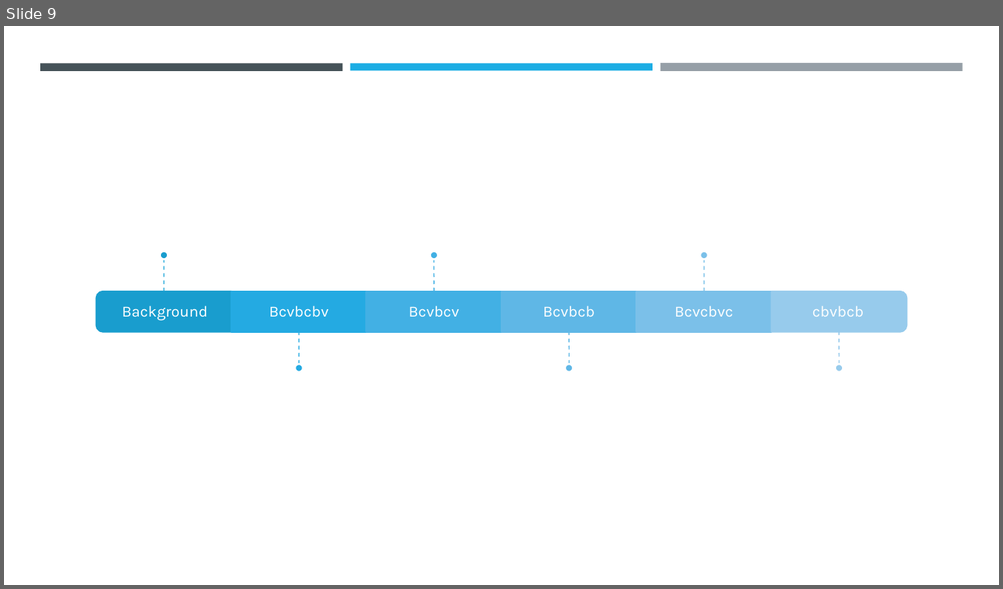
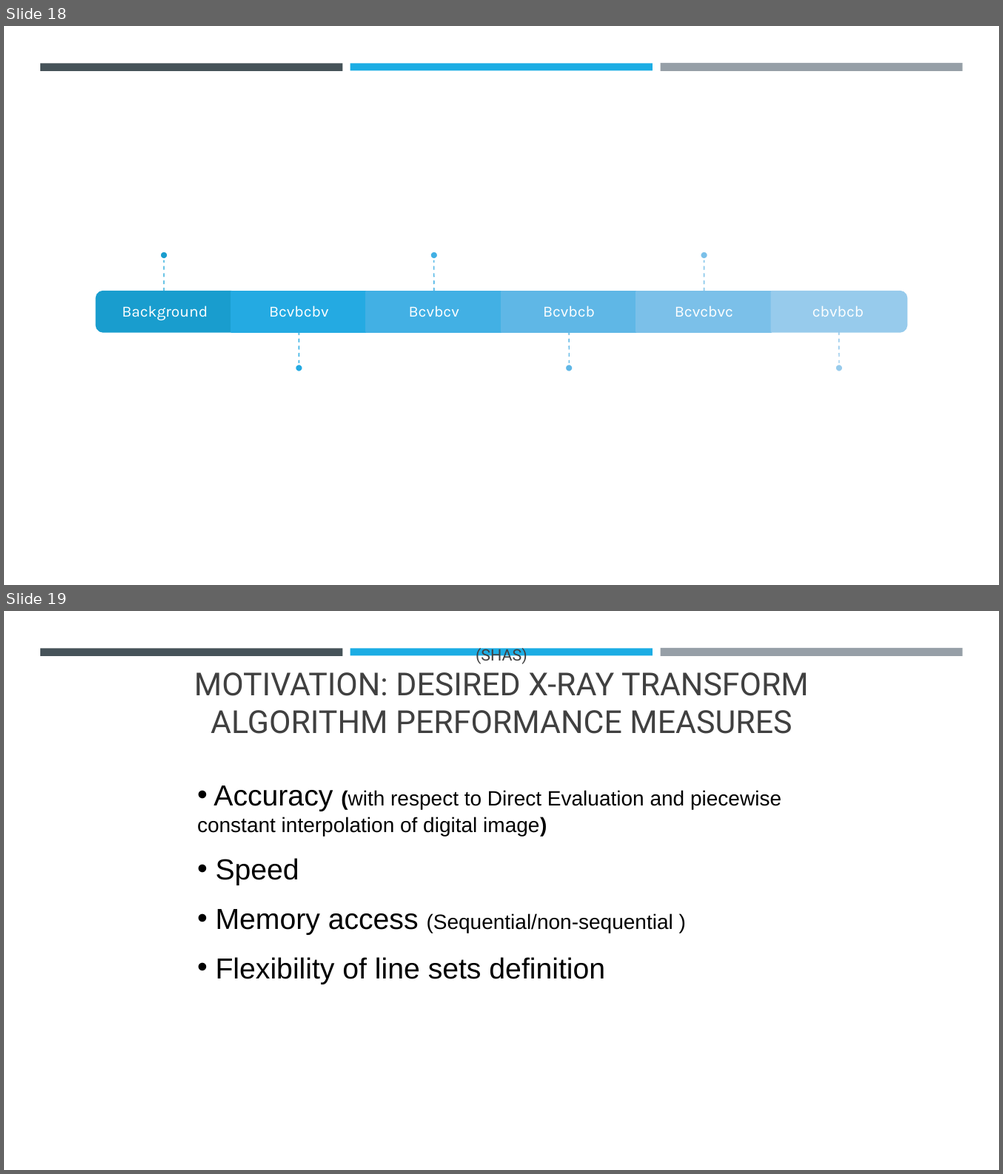
Before and after one commit to gvol11/MGA-MFD, a slide deck: Future Forward.pptx. Shown one above the other, each under a label of ours: slide 9 before the commit, slides 18 and 19 after it. The pictures are 1003x589 and 1003x1174 pixels, drawn with LibreOffice and Linux fonts; fonts in the diff are those of the drawing. Boxes give left, top, right and bottom in pixels: in the first picture for what was removed or moved away, otherwise in the second. Text is boxed around its words. In the diff, an @@ line names an element or a change of style, - is before the commit and + after.

```diff
--- a/Future Forward.pptx
+++ b/Future Forward.pptx
@@ slide 19 added at (x1=4, y1=611, x2=999, y2=1170), background #FFFFFF; not listed: 3 template elements that a slide beside it also shows @@
@@ title added at (x1=194, y1=646, x2=808, y2=734), 30.6 pt, text #404040 @@
+(SHAS)
+MOTIVATION: DESIRED X-RAY TRANSFORM ALGORITHM PERFORMANCE MEASURES
@@ text added at (x1=197, y1=786, x2=781, y2=985), 20 pt, text #000000 @@
+• Accuracy (with respect to Direct Evaluation and piecewise constant interpolation of digital image)
+• Speed
+• Memory access (Sequential/non-sequential )
+• Flexibility of line sets definition
@@ what was slide 9 is now slide 18 @@
```
Also in this commit, not shown: 2 slides changed, 20 other slides added.
